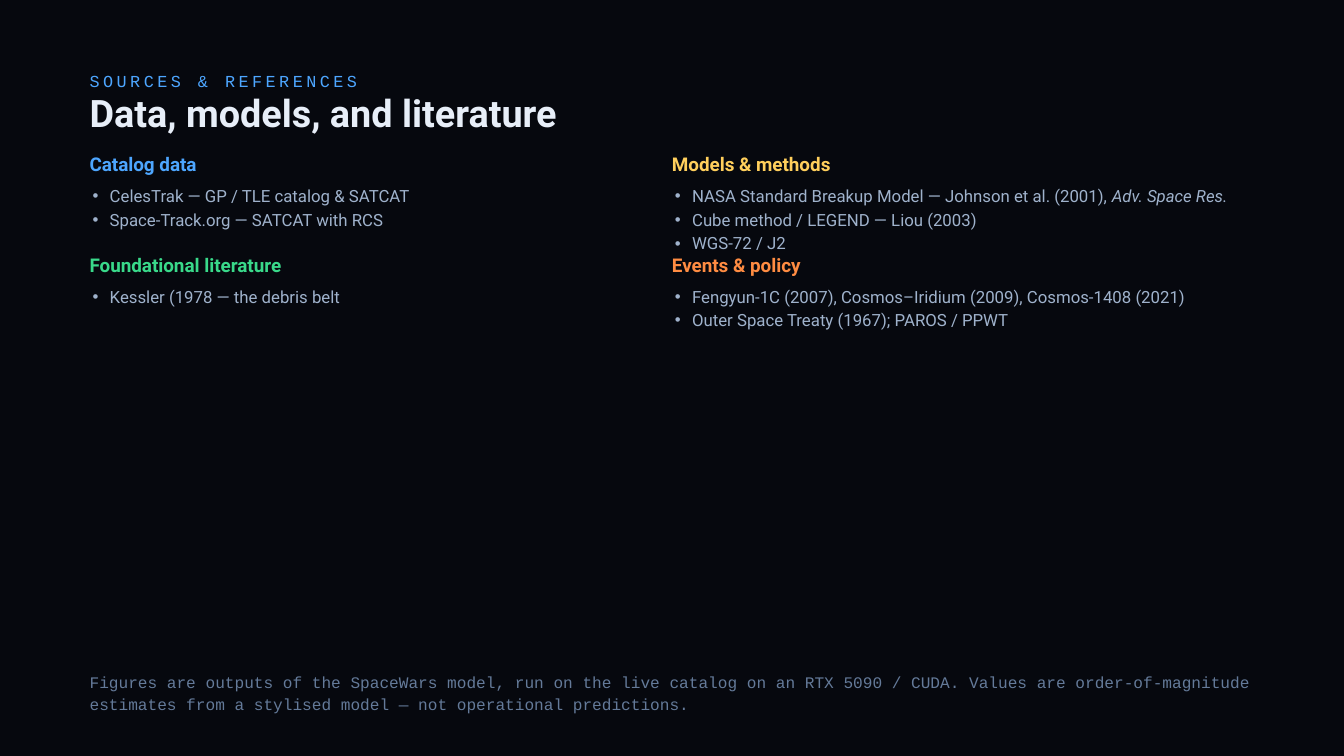
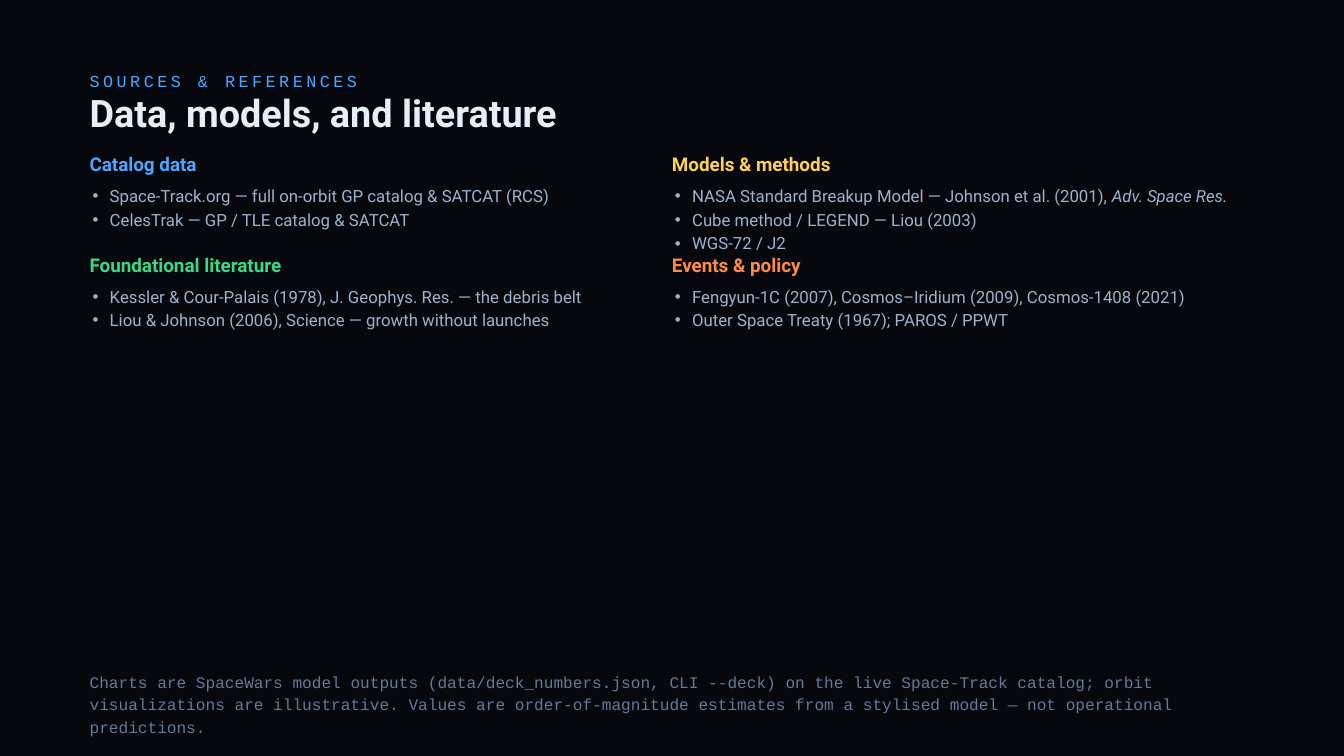
Before and after one commit to TimKadyrov/DebrisCascade, a slide deck: slide 23 of Barrel of Nails — Kessler Study.pptx. Drawn at 1344x756 pixels with LibreOffice and Linux fonts; fonts in the diff are those of the drawing. Boxes give left, top, right and bottom in pixels: in the first picture for what was removed or moved away, otherwise in the second. Text is boxed around its words. In the diff, an @@ line names an element or a change of style, - is before the commit and + after.

Commit message:
Update deck, SUMMARY and README from the fixed model and full catalog
Every number and chart now comes from data/deck_numbers.json (CLI --deck);
charts are rendered by viz/render_deck_charts.py at their slide-box sizes.

Deck changes:
- Catalog: 28,676 LEO objects incl. 9,911 catalogued debris (was 15,222
  active satellites only).
- Altitude figure (13) is now model output: per-satellite risk today (peak
  0.53%/yr at 825 km) plus fragment and intact drag lifetimes; one barrel
  at 550 km briefly makes its shell the most dangerous in LEO.
- Tipping (14): >=10 cm belt growth vs launch rate; the belt already
  grows x1.13 in 50 yr with zero launches (x421 / ~190/yr were stale).
- Operators (15): they quit by year ~28 and the belt still doubles; the
  "self-limiting" claim is withdrawn.
- Barrels (16): no number doubles the >=10 cm belt; 90-220 barrels double
  the 1-10 cm field (range = cratering convention); one ASAT ~ 25 barrels
  (was "2,000+ barrels" and "one ASAT = thousands").
- Extreme (17, 18): 500 launches/yr -> x91 belt, ~1,600-1,700
  catastrophic/yr. Low-altitude breakup (19): +22% local risk, clears in
  ~1 yr (the 98,000/yr figure came from a 1-billion-nail run).
- Physics (9): 260+260 kg -> ~29,000 fragments (combined mass).
- Model limits (22) and references (23) rewritten; Kessler citation fixed,
  Liou & Johnson (2006) added.

SUMMARY.md and README rewritten to match.

```diff
--- a/Barrel of Nails — Kessler Study.pptx
+++ b/Barrel of Nails — Kessler Study.pptx
@@ text at (x1=110, y1=189, x2=549, y2=206): paragraph added @@
+• Space-Track.org — full on-orbit GP catalog & SATCAT (RCS)
@@ text at (x1=110, y1=213, x2=383, y2=230): paragraph removed @@
-• Space-Track.org — SATCAT with RCS
@@ text at (x1=110, y1=290, x2=582, y2=330): text changed @@
-• Kessler (1978 — the debris belt
+• Kessler & Cour-Palais (1978), J. Geophys. Res. — the debris belt
+• Liou & Johnson (2006), Science — growth without launches
@@ text at (x1=90, y1=676, x2=1172, y2=714): text changed @@
-Figures are outputs of the SpaceWars model, run on the live catalog on an RTX 5090 / CUDA. Values are order-of-magnitude estimates from a stylised model — not operational predictions.
+Charts are SpaceWars model outputs (data/deck_numbers.json, CLI --deck) on the live Space-Track catalog; orbit visualizations are illustrative. Values are order-of-magnitude estimates from a stylised model — not operational predictions.
```
Also in this commit, not shown: 13 other slides changed, 11 other files.
